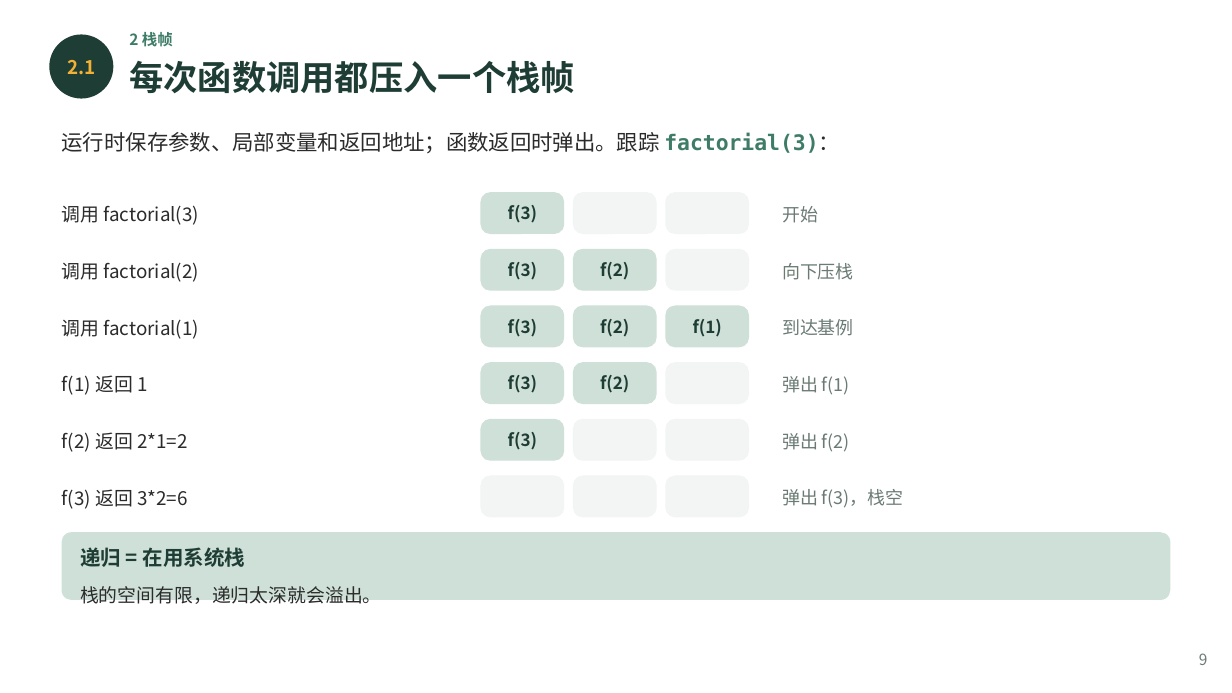
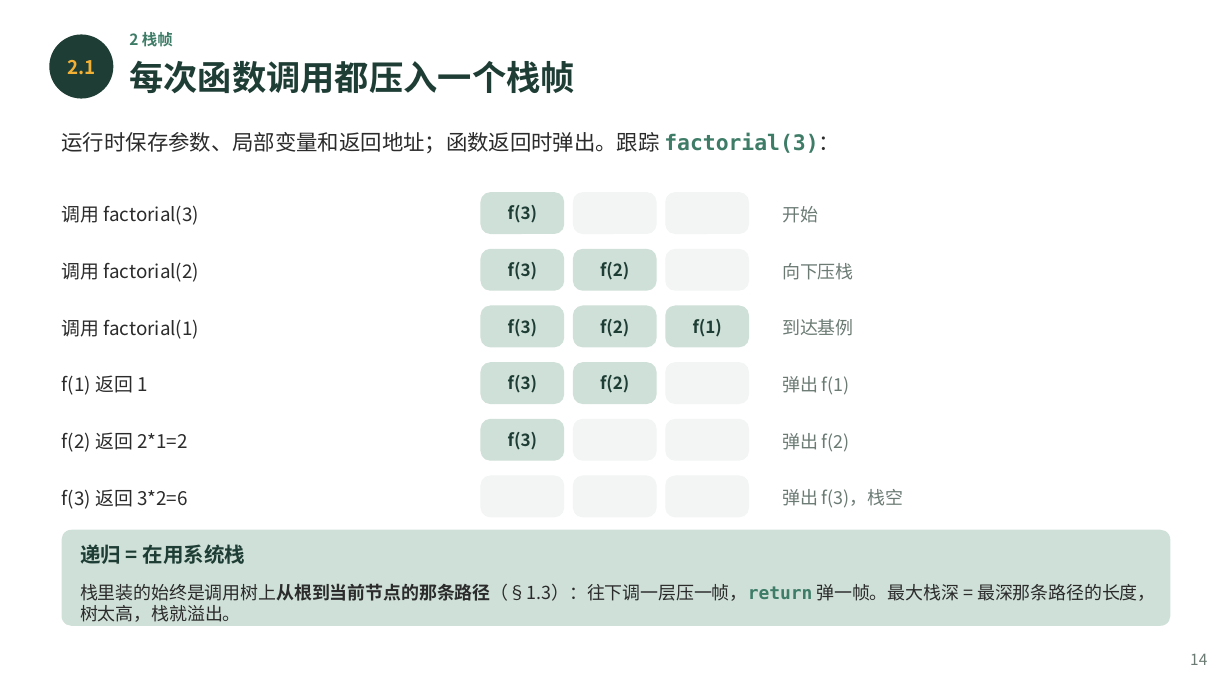
Before and after one commit to GMyhf/2026fall-cs101, a slide deck: slide 14 of courseware/202610_ADS_W08_Recursion.pptx (slide 9 before the commit). Drawn at 1232x693 pixels with LibreOffice and Linux fonts; fonts in the diff are those of the drawing. Boxes give left, top, right and bottom in pixels: in the first picture for what was removed or moved away, otherwise in the second. Text is boxed around its words. In the diff, an @@ line names an element or a change of style, - is before the commit and + after.

```diff
--- a/courseware/202610_ADS_W08_Recursion.pptx
+++ b/courseware/202610_ADS_W08_Recursion.pptx
@@ rounded rectangle: place and size @@
-rounded rectangle at bbox=[62, 532, 1170, 600]
+rounded rectangle at bbox=[62, 530, 1170, 626]
@@ rounded rectangle at bbox=[62, 530, 1170, 626]: proportions changed @@
@@ text at bbox=[80, 583, 1155, 622]: text changed; size 11 to 10.5 pt @@
-栈的空间有限，递归太深就会溢出。
+栈里装的始终是调用树上从根到当前节点的那条路径（§1.3）：往下调一层压一帧，return 弹一帧。最大栈深 = 最深那条路径的长度，树太高，栈就溢出。
@@ text at bbox=[1190, 653, 1207, 665]: text changed @@
-9
+14
```
Also in this commit, not shown: 35 other slides changed, 4 slides added, 7 other files.
